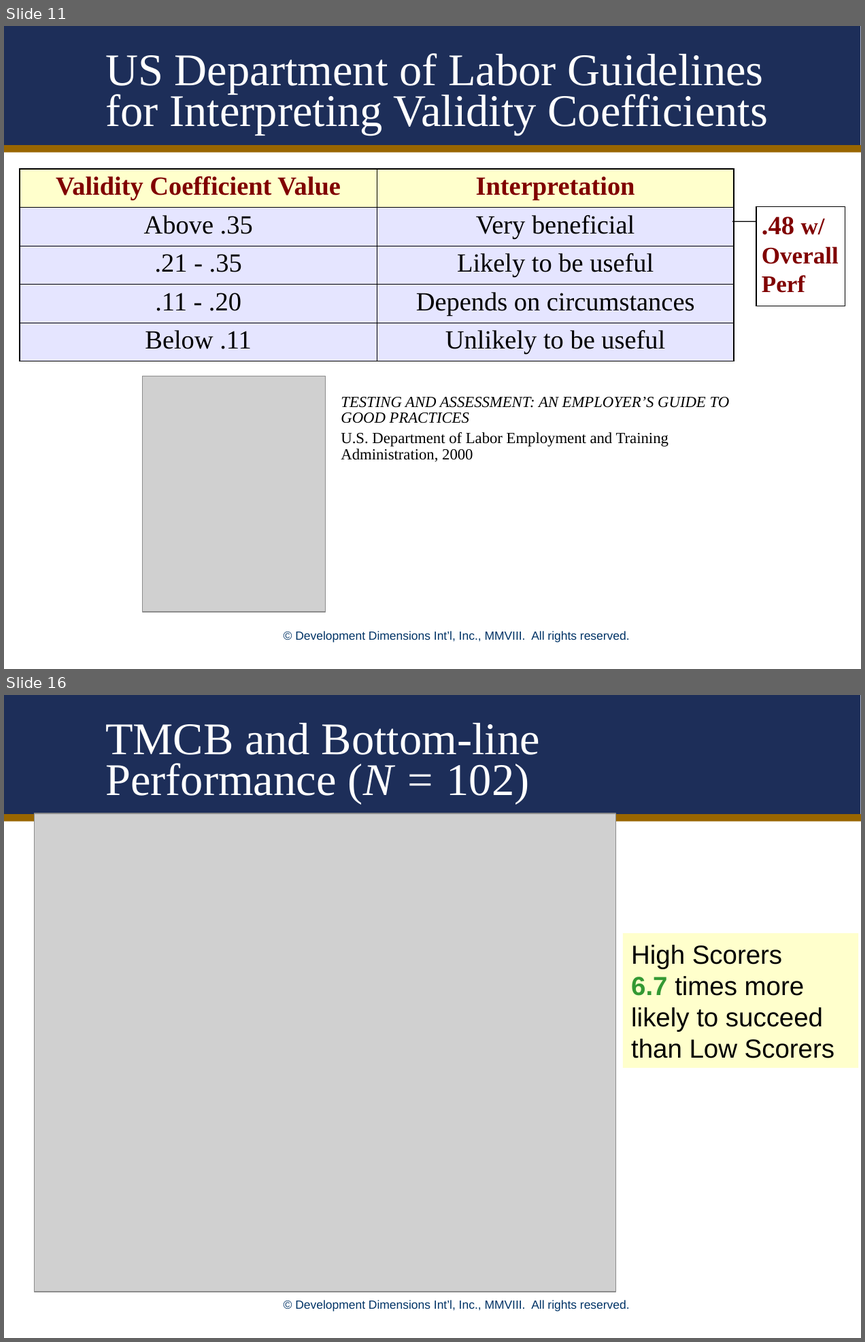
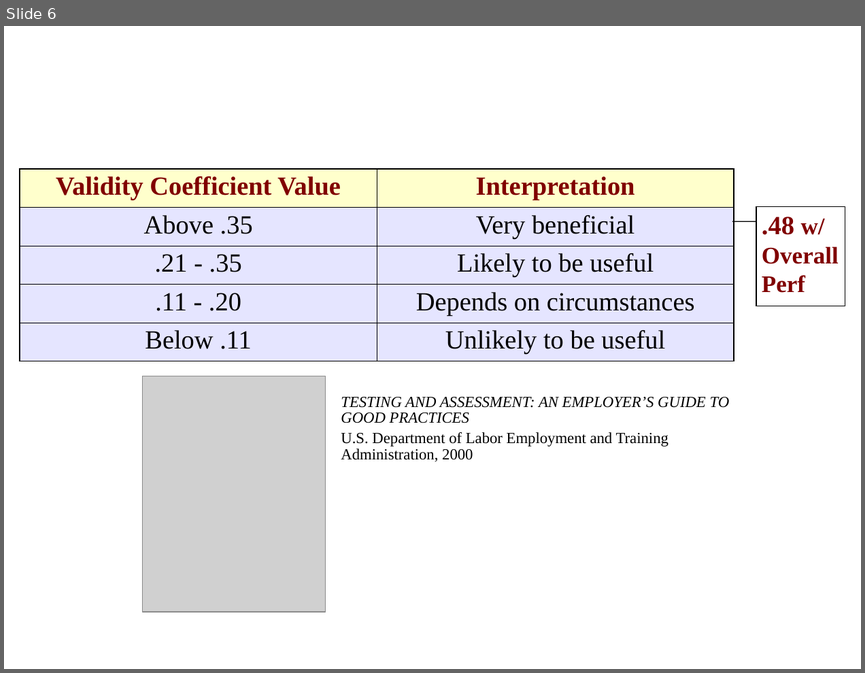
Before and after one commit to JillBudden/Scoring-Algo-Predicting-Performance-1, a slide deck: Results.ppt. Shown one above the other, each under a label of ours: slides 11 and 16 before the commit, slide 6 after it; the slides between them are not shown. The pictures are 865x1342 and 865x673 pixels, drawn with LibreOffice and Linux fonts; fonts in the diff are those of the drawing; grey boxes stand for pictures; background and template pictures are left out. Boxes give left, top, right and bottom in pixels: in the first picture for what was removed or moved away, otherwise in the second. Text is boxed around its words. In the diff, an @@ line names an element or a change of style, - is before the commit and + after.

Commit message:
High Level Results

```diff
--- a/Results.ppt
+++ b/Results.ppt
@@ slide 16 removed at [4, 695, 861, 1338], background #FFFFFF; not listed: 3 template elements that a slide beside it also shows @@
@@ title removed at [105, 723, 540, 804] @@
-TMCB and Bottom-line Performance (N = 102)
@@ picture removed at [34, 813, 616, 1291] @@
@@ rectangle removed at [623, 933, 858, 1068] @@
-High Scorers
-6.7 times more likely to succeed
-than Low Scorers
@@ what was slide 11 is now slide 6 @@
@@ slide 6 changed as well @@
@@ rectangle removed at [4, 26, 861, 148] @@
@@ title removed at [105, 53, 768, 135] @@
-US Department of Labor Guidelines for Interpreting Validity Coefficients
@@ line removed from (4, 148) to (861, 148) @@
@@ text removed at [295, 631, 630, 642] @@
-© Development Dimensions Int’l, Inc., MMVIII. All rights reserved.
```
Also in this commit, not shown: 5 other slides changed, 26 other slides removed.
